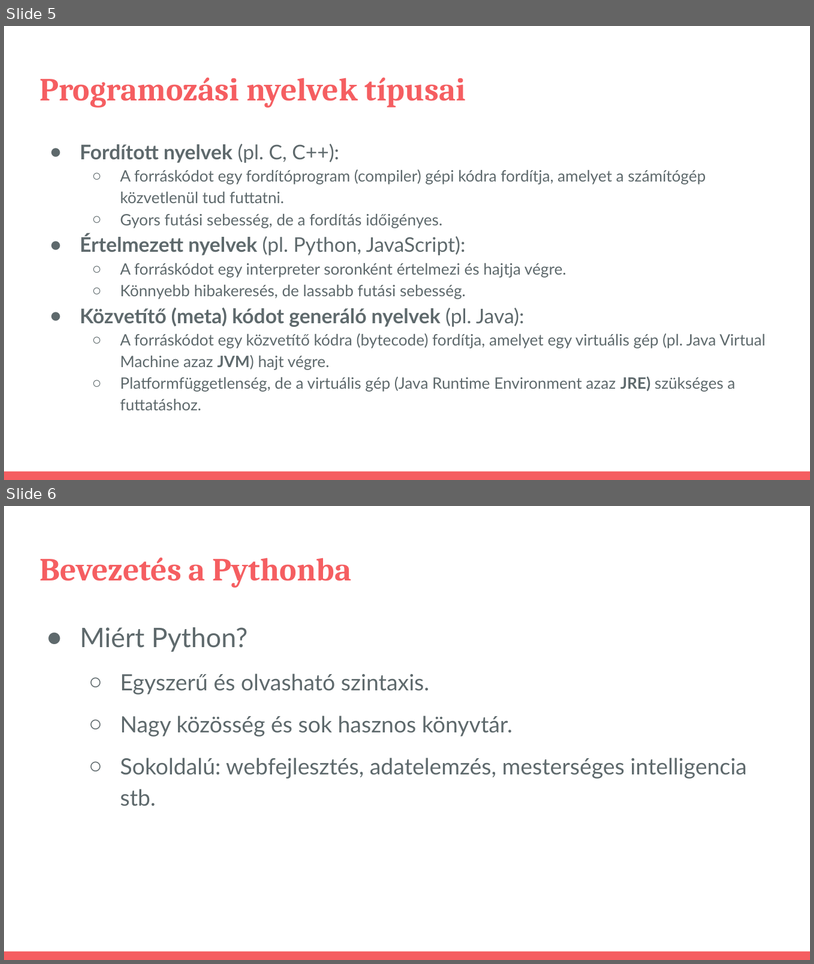
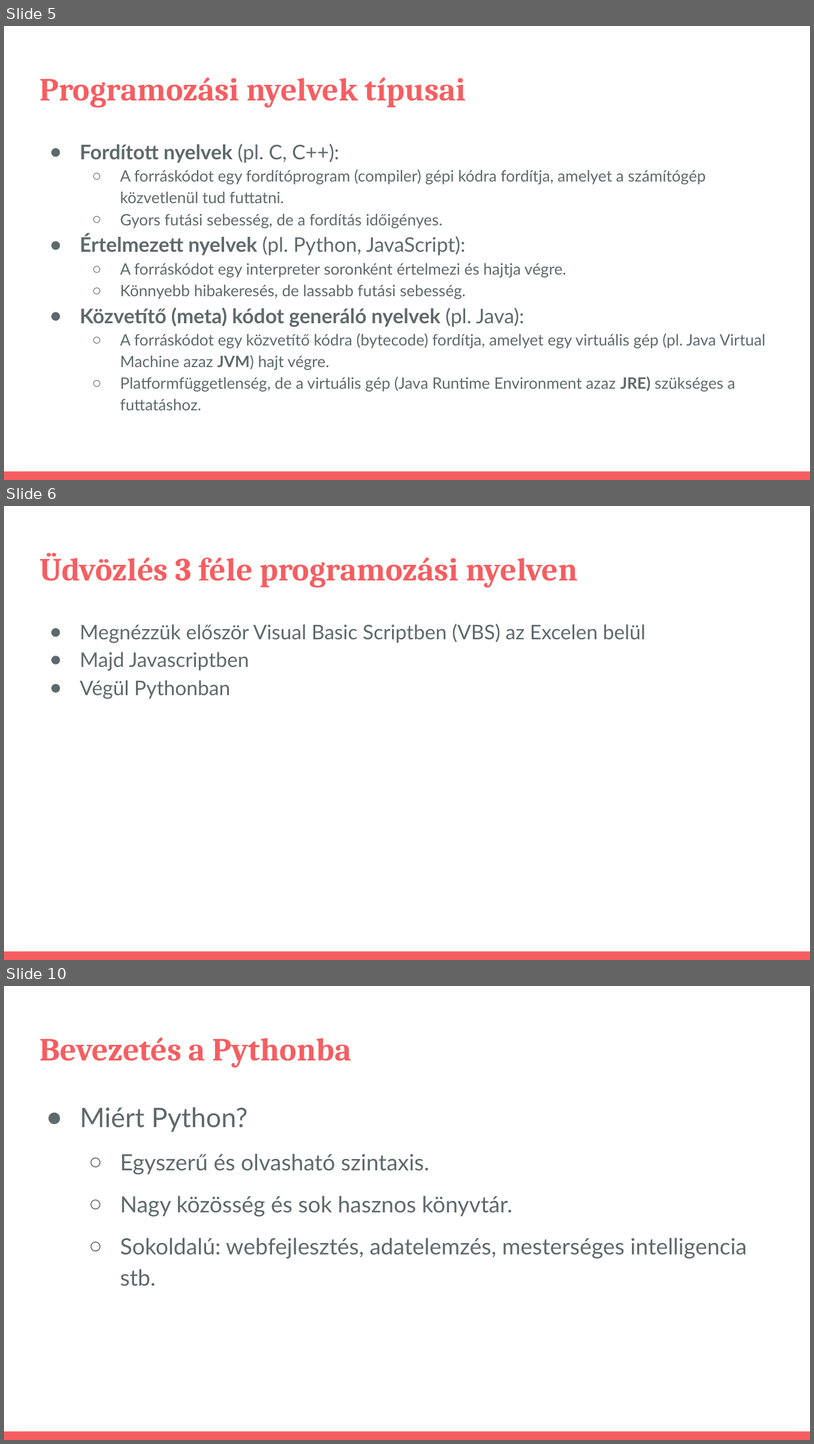
Before and after one commit to pisti72/infoka, a slide deck: prog/Bevezetés a Programozás Világába.pptx. Shown one above the other, each under a label of ours: slides 5 and 6 before the commit, slides 5, 6 and 10 after it; the slides between them are not shown. The pictures are 814x964 and 814x1444 pixels, drawn with LibreOffice and Linux fonts; fonts in the diff are those of the drawing. Boxes give left, top, right and bottom in pixels: in the first picture for what was removed or moved away, otherwise in the second. Text is boxed around its words. In the diff, an @@ line names an element or a change of style, - is before the commit and + after.

Commit message:
excel bugfixes and prog 3 lang welcome added

```diff
--- a/prog/Bevezetés a Programozás Világába.pptx
+++ b/prog/Bevezetés a Programozás Világába.pptx
@@ slide 6 added at box(4, 506, 810, 960), background #FFFFFF; not listed: 1 template element that a slide beside it also shows @@
@@ title added at box(39, 553, 578, 588), 28.8 pt, text #F55E61, bold @@
+Üdvözlés 3 féle programozási nyelven
@@ text added at box(80, 624, 646, 699), 18 pt, text #5E696C @@
+● Megnézzük először Visual Basic Scriptben (VBS) az Excelen belül
+● Majd Javascriptben
+● Végül Pythonban
@@ what was slide 6 is now slide 10 @@
```
Also in this commit, not shown: 2 slides changed, 3 other slides added, 11 other files.
